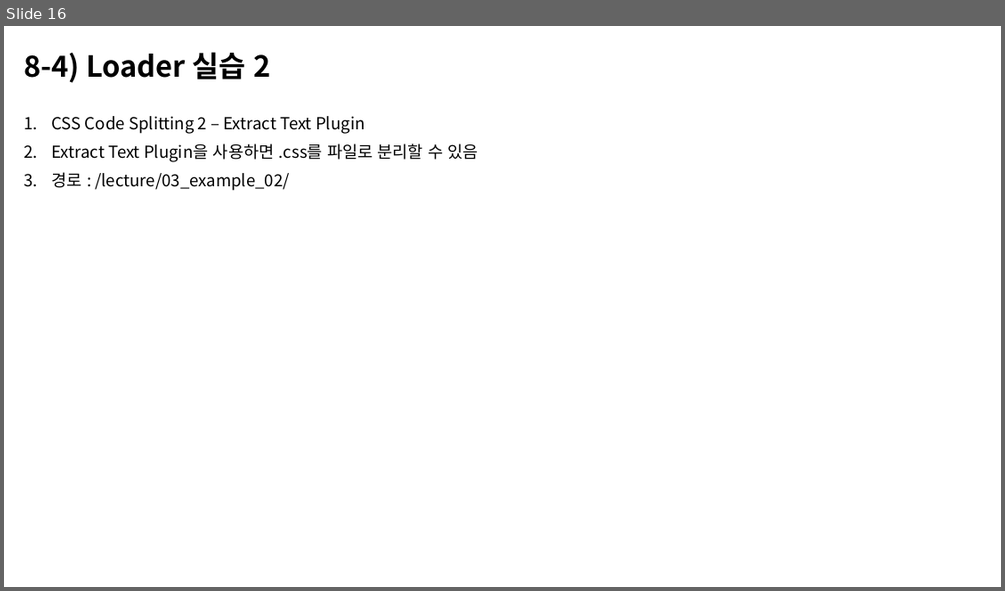
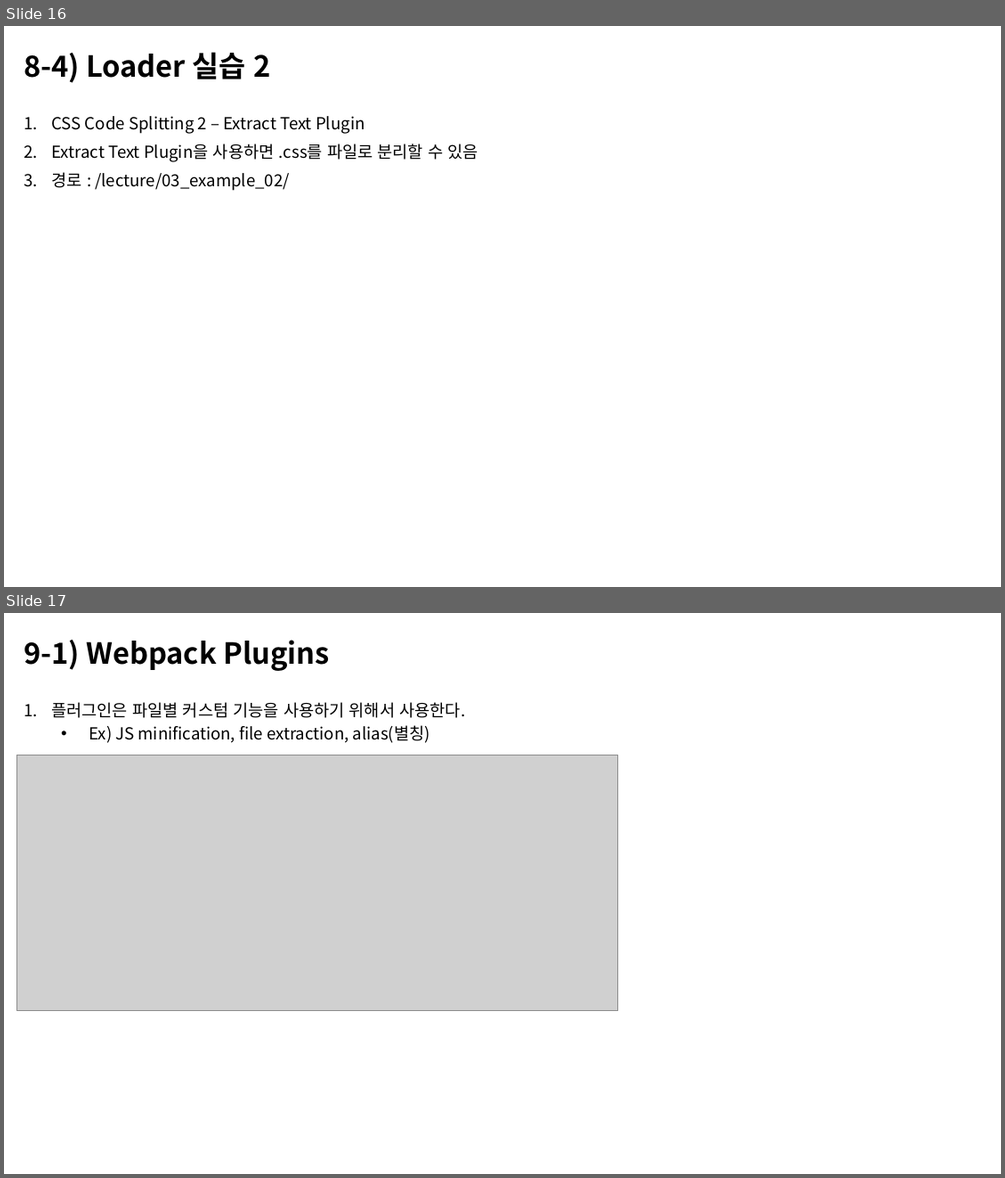
Before and after one commit to n4oah-study/webpack, a slide deck: document/webpack.pptx. Shown one above the other, each under a label of ours: slide 16 before the commit, slides 16 and 17 after it. The pictures are 1005x591 and 1005x1178 pixels, drawn with LibreOffice and Linux fonts; fonts in the diff are those of the drawing; grey boxes stand for pictures. Boxes give left, top, right and bottom in pixels: in the first picture for what was removed or moved away, otherwise in the second. Text is boxed around its words. In the diff, an @@ line names an element or a change of style, - is before the commit and + after.

Commit message:
webpack plugins, resolve 문서 추가

```diff
--- a/document/webpack.pptx
+++ b/document/webpack.pptx
@@ slide 17 added at [4, 613, 1001, 1174], background #FFFFFF @@
@@ title added at [24, 640, 329, 671], 28 pt, text #000000, bold @@
+9-1) Webpack Plugins
@@ text added at [52, 702, 465, 743], 16 pt, text #000000 @@
+1. 플러그인은 파일별 커스텀 기능을 사용하기 위해서 사용한다.
+  • Ex) JS minification, file extraction, alias(별칭)
@@ picture added at [16, 755, 618, 1011] @@
```
Also in this commit, not shown: 3 other slides added, 1 other file.
